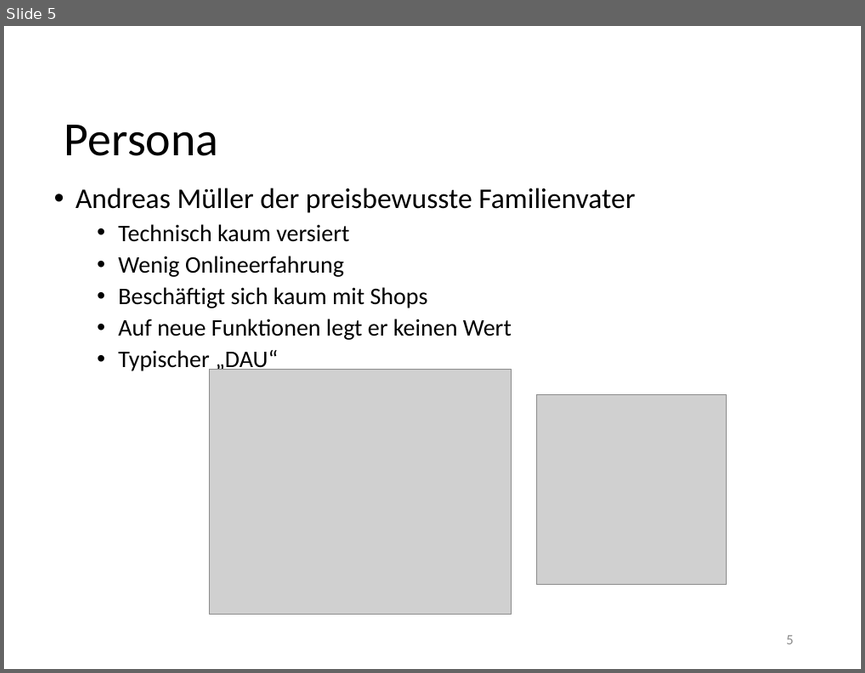
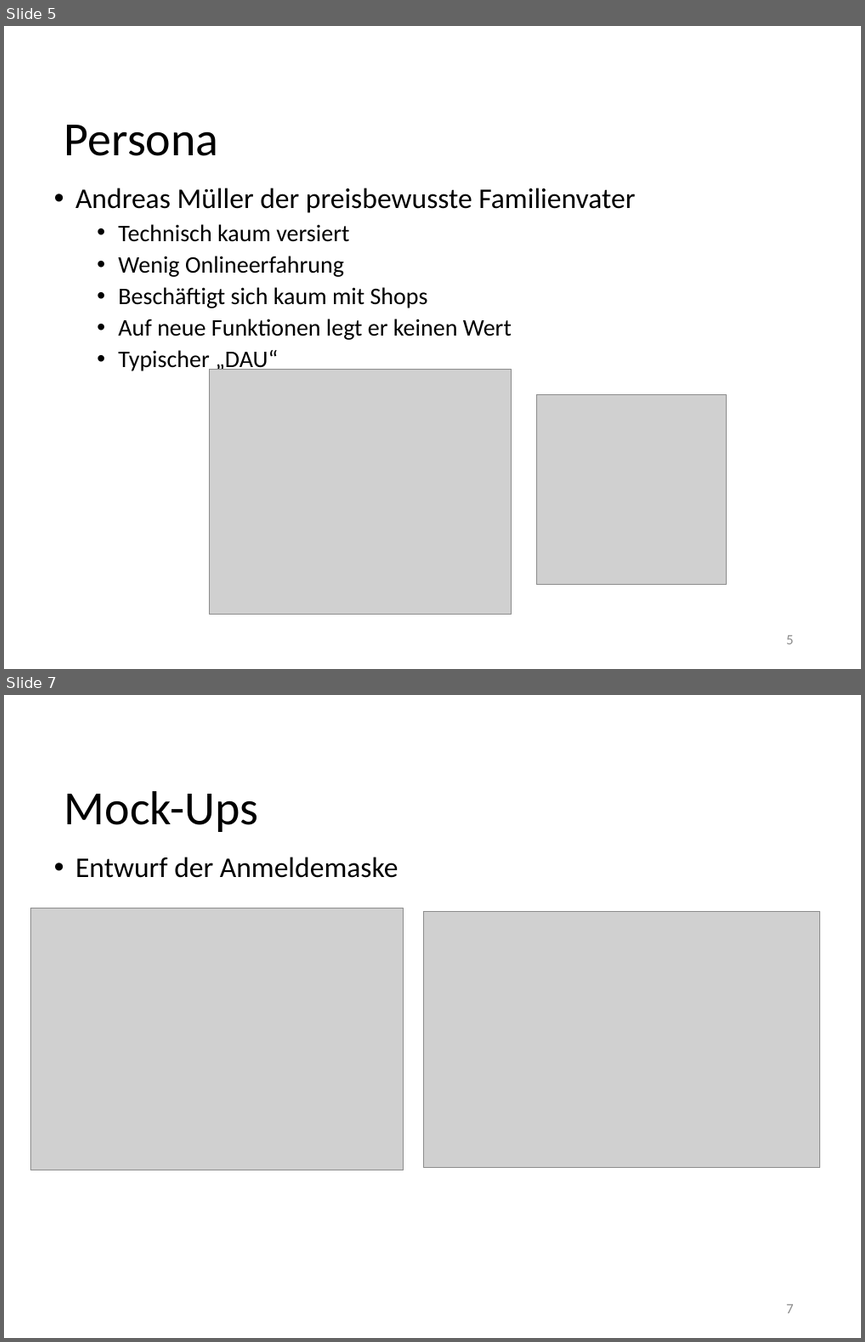
Before and after one commit to JavanXD/YAAW-Pricetracker, a slide deck: Präsentation/Präsentation Gruppe 2.pptx. Shown one above the other, each under a label of ours: slide 5 before the commit, slides 5 and 7 after it; the slides between them are not shown. The pictures are 865x673 and 865x1342 pixels, drawn with LibreOffice and Linux fonts; fonts in the diff are those of the drawing; grey boxes stand for pictures; background and template pictures are left out. Boxes give left, top, right and bottom in pixels: in the first picture for what was removed or moved away, otherwise in the second. Text is boxed around its words. In the diff, an @@ line names an element or a change of style, - is before the commit and + after.

```diff
--- a/Präsentation/Präsentation Gruppe 2.pptx
+++ b/Präsentation/Präsentation Gruppe 2.pptx
@@ slide 7 added at (4, 695, 861, 1338), background picture (left out) @@
@@ title added at (64, 791, 258, 832), 40 pt, text #000000 @@
+Mock-Ups
@@ text added at (75, 857, 398, 878), 24 pt, text #000000 @@
+• Entwurf der Anmeldemaske
@@ picture added at (31, 908, 404, 1169) @@
@@ picture added at (424, 911, 820, 1167) @@
@@ page number added at (786, 1304, 793, 1313), 12 pt, text #8C8C8C @@
+7
```
Also in this commit, not shown: 4 other slides added, 1 slide removed, 2 other files.
